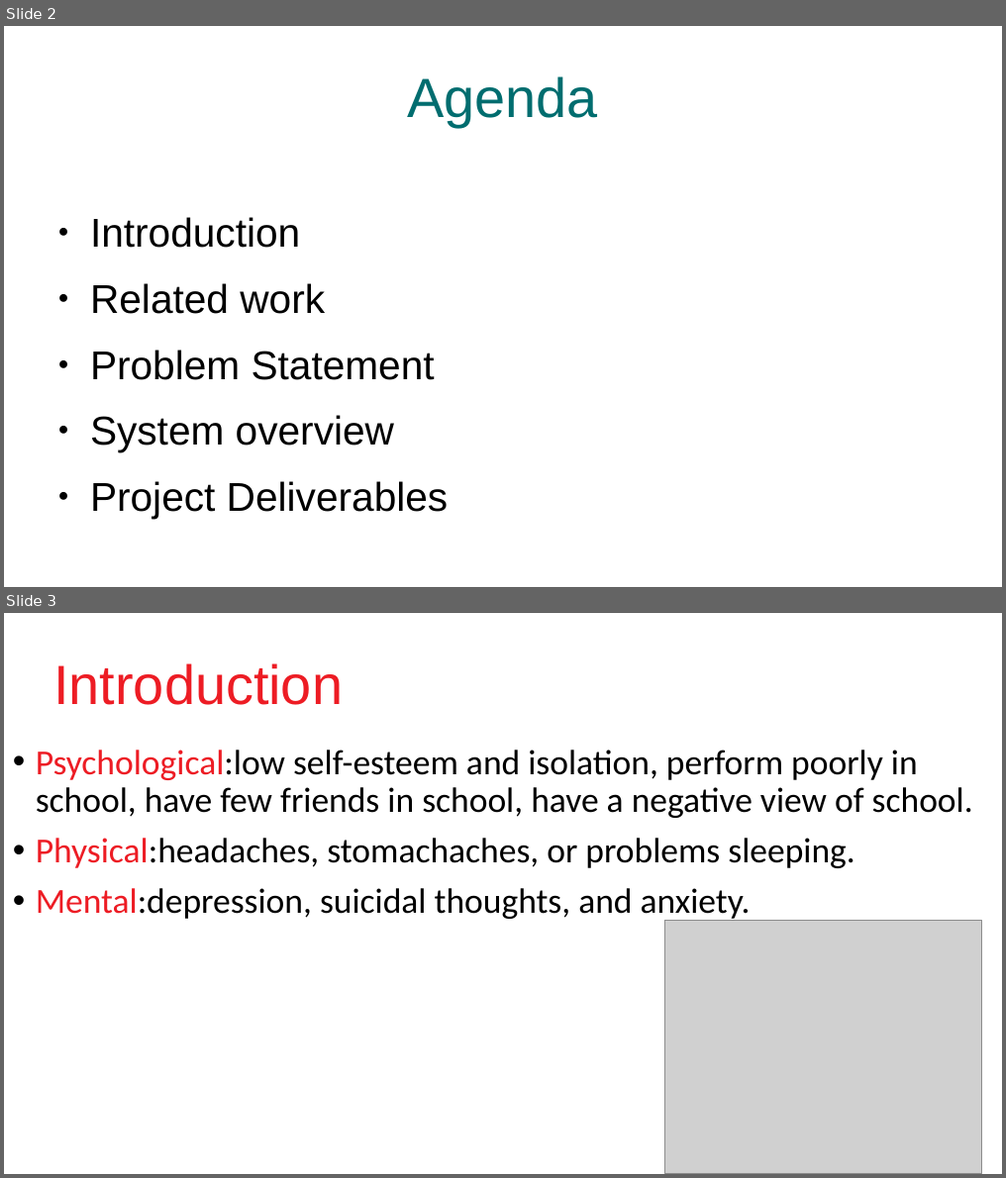
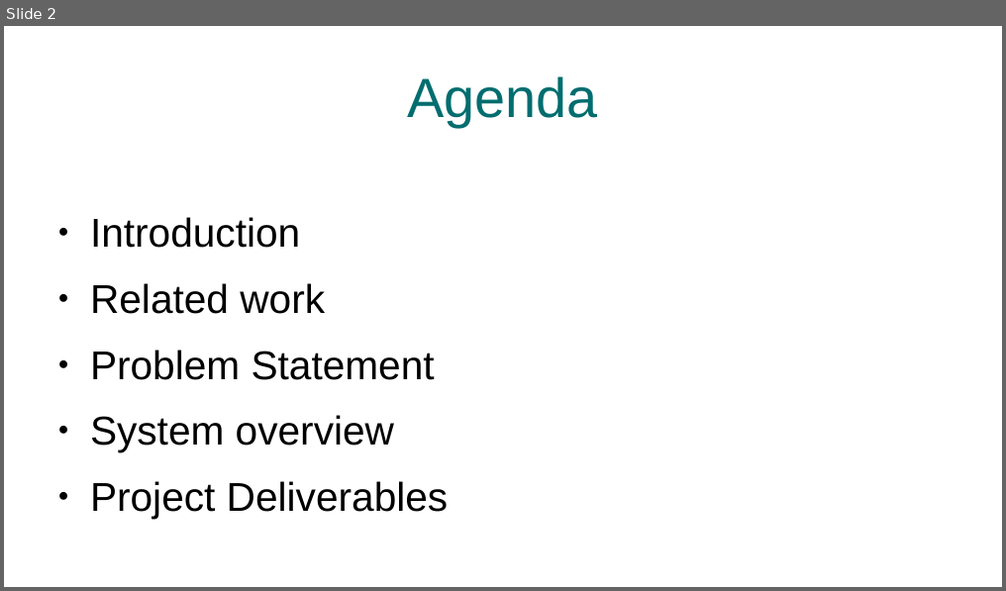
Before and after one commit to DevJohnIbrahim/SSM-GP, a slide deck: Graduation Proposal/Cyberbullypresentation.pptx. Shown one above the other, each under a label of ours: slides 2 and 3 before the commit, slide 2 after it. The pictures are 1006x1178 and 1006x591 pixels, drawn with LibreOffice and Linux fonts; fonts in the diff are those of the drawing; grey boxes stand for pictures. Boxes give left, top, right and bottom in pixels: in the first picture for what was removed or moved away, otherwise in the second. Text is boxed around its words. In the diff, an @@ line names an element or a change of style, - is before the commit and + after.

Commit message:
3adelt el introduction

```diff
--- a/Graduation Proposal/Cyberbullypresentation.pptx
+++ b/Graduation Proposal/Cyberbullypresentation.pptx
@@ slide 3 removed at (4, 613, 1002, 1174), background #FFFFFF @@
@@ text removed at (54, 663, 343, 705) @@
-Introduction
@@ text removed at (36, 750, 973, 922) @@
-• Psychological:low self-esteem and isolation, perform poorly in school, have few friends in school, have a negative view of school.
-• Physical:headaches, stomachaches, or problems sleeping.
-• Mental:depression, suicidal thoughts, and anxiety.
@@ picture removed at (665, 921, 982, 1174) @@
```
Also in this commit, not shown: 4 slides changed, 3 slides added, 1 other slide removed, 1 other file.
